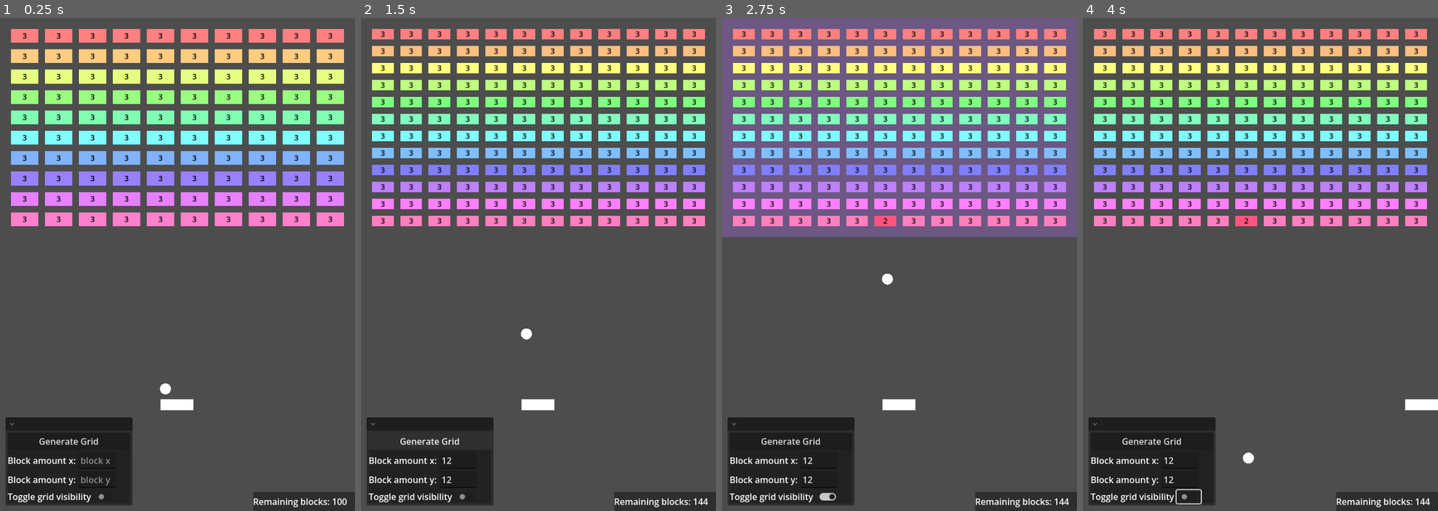
Above: before the commit, frames 1-4 (left to right).
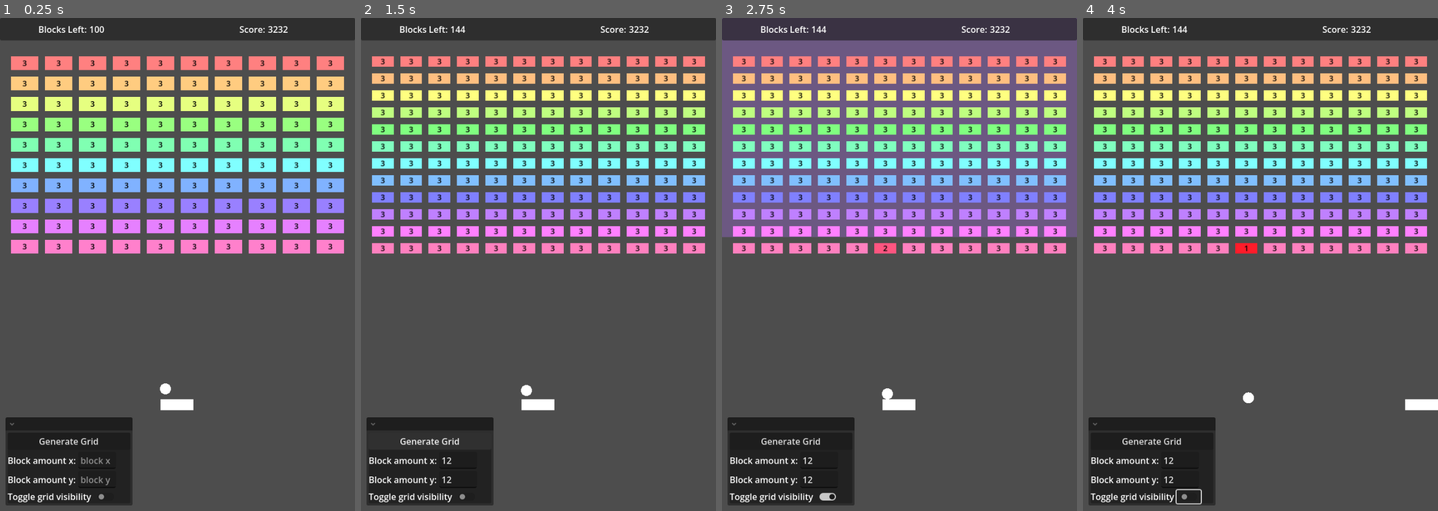
Above: after the commit, the same moments.

Repository: ProudFridge/Breakout
Game: Godot game, scene res://scenes/world/world.tscn
Same seed, same stepped clock (60 frames per second), same inputs: the game is played once before the commit and once after it.
Inputs (mouse positions are in pixels of both pictures, inside the frame that each line leads up to):
- Up to frame 1 (0.25 s): no input
- Up to frame 2 (1.5 s): click (456, 461) at 0.52 s; type "12" at 0.6 s; click (456, 481) at 0.75 s; type "12" at 0.83 s; click "Generate Grid" at 1.25 s
- Up to frame 3 (2.75 s): click (828, 496) at 2 s
- Up to frame 4 (4 s): tap Enter at 2.75 s; move the mouse to (1427, 501) at 2.77 s; hold D (move_right) 2.78-3.53 s; tap Alt at 2.85 s; click (1427, 501) at 2.92 s; move the mouse to (1189, 289) at 3.52 s; hold Down from 3.53 s (still down); tap Shift at 3.6 s

The runs differ from the first frame. In frame 1, 37% of the frame differs, in the area x 0-100%, y 0-100%; in frame 2, 36%; in frame 3, 36%; in frame 4, 36%.

Commit message:
Add header to the world scene to track the block count and score

Diff:
--- a/scenes/managers/block_manager/block_manager.gd
+++ b/scenes/managers/block_manager/block_manager.gd
@@ -39,7 +39,7 @@
 			var color: Color = Color.from_hsv(lerp(0, 1, float(column) / blockAmount.y),0.5,1,1)
 			var bPosition: Vector2
 			bPosition.x = row * (blockPadding.x + blockSize.x) + gridPadding.x + blockSize.x / 2
-			bPosition.y = column * (blockPadding.y + blockSize.y) + gridPadding.y + blockSize.y / 2
+			bPosition.y = column * (blockPadding.y + blockSize.y) + gridPadding.y + blockSize.y / 2 + 50
 
 			instantiate_block(bPosition, blockSize, color)
 
--- a/scenes/world/block_counter.gd
+++ /dev/null
@@ -1,6 +0,0 @@
-extends RichTextLabel
-
-# Replace with static signal from the BlockManager class
-# Maybe by creating a scritpt singleton and storing a reference to the a BlockManager node
-func _process(_delta: float) -> void:
-	text = str(BlockManager._block_instances.size())
--- /dev/null
+++ b/scenes/world/count.gd
@@ -0,0 +1,4 @@
+extends Label
+
+func _process(delta: float) -> void:
+	text = str(BlockManager._block_instances.size())
--- a/scenes/world/world.tscn
+++ b/scenes/world/world.tscn
@@ -4,7 +4,7 @@
 [ext_resource type="Script" uid="uid://bwnvb3pphh2v2" path="res://scenes/world/world.gd" id="1_sl2e5"]
 [ext_resource type="PackedScene" uid="uid://blmhj0qtrvphf" path="res://scenes/managers/block_manager/block_manager.tscn" id="2_v5dby"]
 [ext_resource type="PackedScene" uid="uid://dpwwvkfv48suw" path="res://scenes/ball/ball.tscn" id="3_1fp7r"]
-[ext_resource type="Script" uid="uid://co35vd55fxmed" path="res://scenes/world/block_counter.gd" id="5_v5dby"]
+[ext_resource type="Script" uid="uid://bm8l7wl3514wr" path="res://scenes/world/count.gd" id="6_t5ptc"]
 
 [sub_resource type="WorldBoundaryShape2D" id="WorldBoundaryShape2D_sl2e5"]
 
@@ -62,36 +62,6 @@
 grow_vertical = 2
 size_flags_horizontal = 4
 size_flags_vertical = 4
-
-[node name="Panel" type="Panel" parent="CanvasLayer/UI" unique_id=1774085622]
-layout_mode = 1
-anchors_preset = 3
-anchor_left = 1.0
-anchor_top = 1.0
-anchor_right = 1.0
-anchor_bottom = 1.0
-offset_left = -186.0
-offset_top = -35.0
-grow_horizontal = 0
-grow_vertical = 0
-
-[node name="BlockCounter" type="HBoxContainer" parent="CanvasLayer/UI/Panel" unique_id=1552375812]
-layout_mode = 1
-anchors_preset = 15
-anchor_right = 1.0
-anchor_bottom = 1.0
-grow_horizontal = 2
-grow_vertical = 2
-
-[node name="Label" type="Label" parent="CanvasLayer/UI/Panel/BlockCounter" unique_id=931204162]
-layout_mode = 2
-text = "Remaining blocks:"
-
-[node name="BlockCounter" type="RichTextLabel" parent="CanvasLayer/UI/Panel/BlockCounter" unique_id=847174107]
-custom_minimum_size = Vector2(40, 0)
-layout_mode = 2
-vertical_alignment = 1
-script = ExtResource("5_v5dby")
 
 [node name="GridControls" type="MarginContainer" parent="CanvasLayer/UI" unique_id=1519628941]
 layout_mode = 1
@@ -151,6 +121,53 @@
 [node name="CheckButton" type="CheckButton" parent="CanvasLayer/UI/GridControls/FoldableContainer/VBoxContainer/ShowGrid" unique_id=465536670]
 layout_mode = 2
 
+[node name="Header" type="Panel" parent="CanvasLayer/UI" unique_id=528724686]
+layout_mode = 1
+anchors_preset = 10
+anchor_right = 1.0
+offset_bottom = 41.0
+grow_horizontal = 2
+
+[node name="HBoxContainer" type="HBoxContainer" parent="CanvasLayer/UI/Header" unique_id=1175450939]
+layout_mode = 1
+anchors_preset = 15
+anchor_right = 1.0
+anchor_bottom = 1.0
+grow_horizontal = 2
+grow_vertical = 2
+alignment = 1
+
+[node name="BlocksLeft" type="HBoxContainer" parent="CanvasLayer/UI/Header/HBoxContainer" unique_id=1965400196]
+layout_mode = 2
+size_flags_horizontal = 3
+
+[node name="Text" type="Label" parent="CanvasLayer/UI/Header/HBoxContainer/BlocksLeft" unique_id=1347913852]
+layout_mode = 2
+size_flags_horizontal = 3
+text = "Blocks Left:"
+horizontal_alignment = 2
+
+[node name="Count" type="Label" parent="CanvasLayer/UI/Header/HBoxContainer/BlocksLeft" unique_id=1942803392]
+layout_mode = 2
+size_flags_horizontal = 3
+text = "2"
+script = ExtResource("6_t5ptc")
+
+[node name="Score" type="HBoxContainer" parent="CanvasLayer/UI/Header/HBoxContainer" unique_id=2015808371]
+layout_mode = 2
+size_flags_horizontal = 3
+
+[node name="Text" type="Label" parent="CanvasLayer/UI/Header/HBoxContainer/Score" unique_id=66261102]
+layout_mode = 2
+size_flags_horizontal = 3
+text = "Score:"
+horizontal_alignment = 2
+
+[node name="Count" type="Label" parent="CanvasLayer/UI/Header/HBoxContainer/Score" unique_id=1305827151]
+layout_mode = 2
+size_flags_horizontal = 3
+text = "3232"
+
 [connection signal="pressed" from="CanvasLayer/UI/GridControls/FoldableContainer/VBoxContainer/GenerateGridButton" to="." method="_on_generate_grid_button_pressed"]
 [connection signal="text_changed" from="CanvasLayer/UI/GridControls/FoldableContainer/VBoxContainer/BlockX/BlockAmountX" to="." method="_on_block_amount_x_text_changed"]
 [connection signal="text_changed" from="CanvasLayer/UI/GridControls/FoldableContainer/VBoxContainer/BlockY/BlockAmountY" to="." method="_on_block_amount_y_text_changed"]
Not shown, removed: scenes/world/block_counter.gd.uid
Not shown, added: scenes/world/count.gd.uid
Not shown, changed: TODO.md
